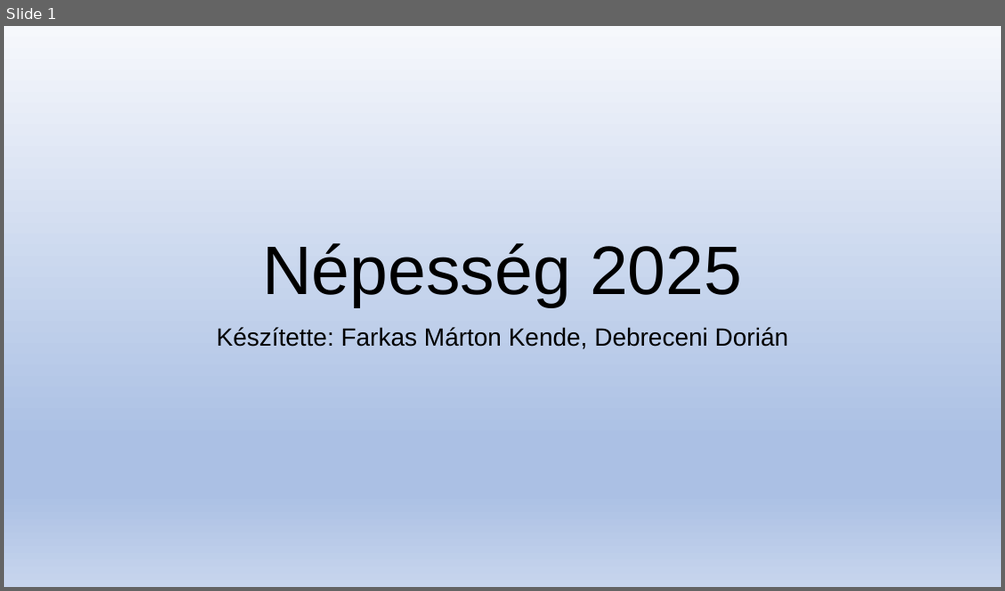
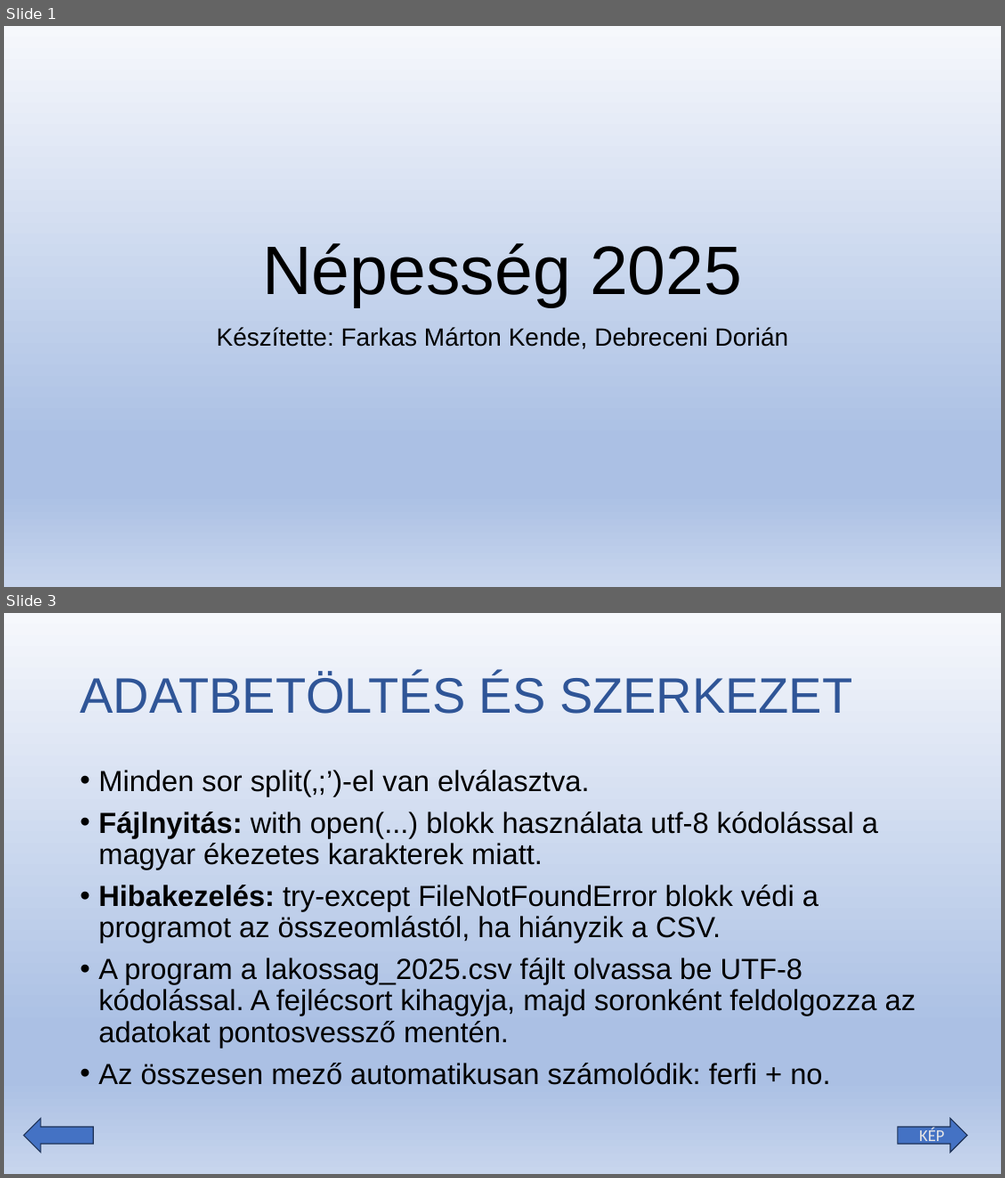
Before and after one commit to Dorian25asd/Lakossag, a slide deck: Népesség 2025.pptx. Shown one above the other, each under a label of ours: slide 1 before the commit, slides 1 and 3 after it; the slides between them are not shown. The pictures are 1005x591 and 1005x1178 pixels, drawn with LibreOffice and Linux fonts; fonts in the diff are those of the drawing. Boxes give left, top, right and bottom in pixels: in the first picture for what was removed or moved away, otherwise in the second. Text is boxed around its words. In the diff, an @@ line names an element or a change of style, - is before the commit and + after.

```diff
--- a/Népesség 2025.pptx
+++ b/Népesség 2025.pptx
@@ slide 3 added at <box>4,613,1001,1174</box>, background gradient #F6F8FC to #ABC0E4 to #C7D5ED @@
@@ title added at <box>80,674,852,714</box>, 48 pt, text #2F5597 @@
+ADATBETÖLTÉS ÉS SZERKEZET
@@ text added at <box>98,770,916,1085</box>, 28 pt, text #000000 @@
+• Minden sor split(‚;’)-el van elválasztva.
+• Fájlnyitás: with open(...) blokk használata utf-8 kódolással a magyar ékezetes karakterek miatt.
+• Hibakezelés: try-except FileNotFoundError blokk védi a programot az összeomlástól, ha hiányzik a CSV.
+• A program a lakossag_2025.csv fájlt olvassa be UTF-8 kódolással. A fejlécsort kihagyja, majd soronként feldolgozza az adatokat pontosvessző mentén.
+• Az összesen mező automatikusan számolódik: ferfi + no.
@@ left arrow added at <box>24,1119,93,1152</box>, fill #4472C4, outline #1E3256 1 pt @@
@@ left arrow added at <box>898,1119,967,1152</box>, fill #4472C4, outline #1E3256 1 pt @@
@@ text added at <box>919,1127,944,1146</box>, 16 pt, text #E7E6E6 @@
+KÉP
```
Also in this commit, not shown: 1 slide changed, 5 other slides added, 2 slides removed, 1 other file.
